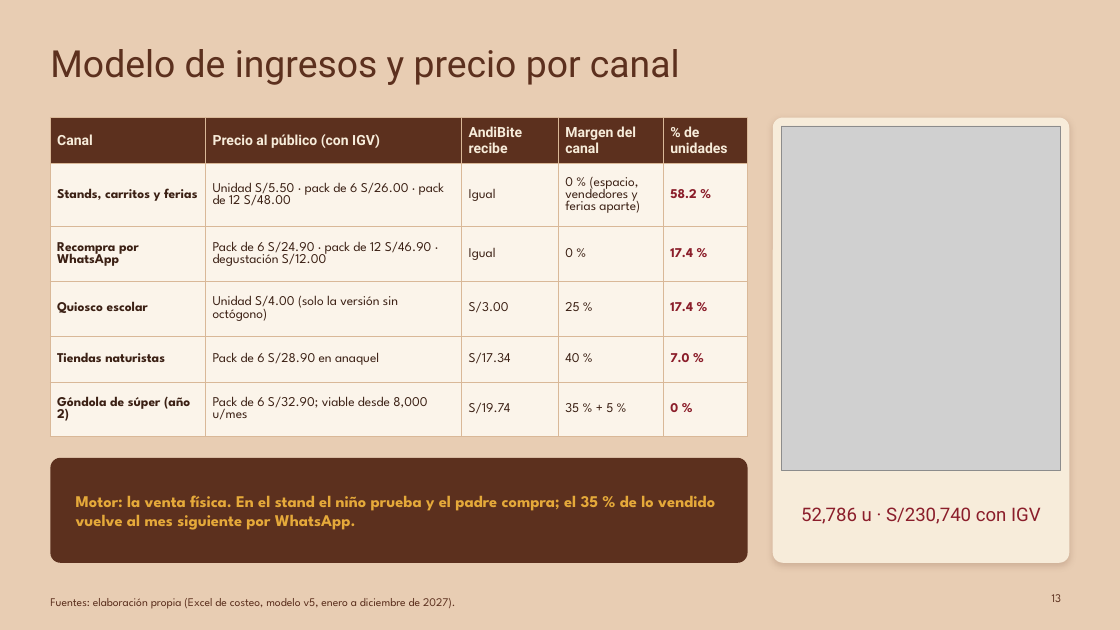
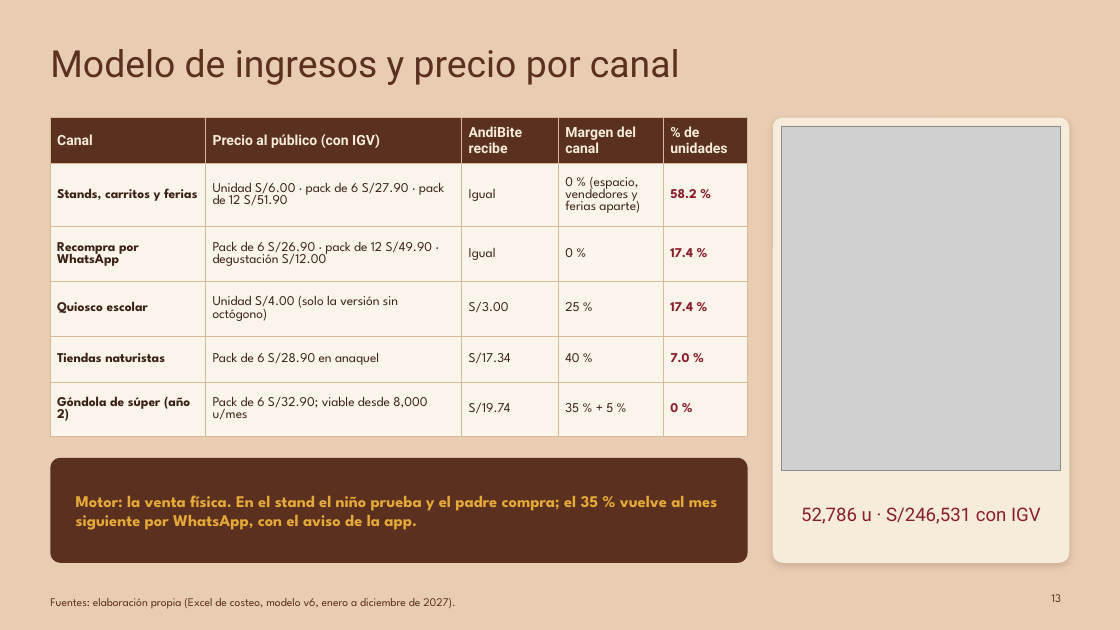
Before and after one commit to Darknow-web/Desarrollo-y-lanzamiento-de-producto-y-marca, a slide deck: slide 13 of 04-reformulacion/T1-presentacion-AndiBite-2-0.pptx. Drawn at 1120x630 pixels with LibreOffice and Linux fonts; fonts in the diff are those of the drawing; grey boxes stand for pictures. Boxes give left, top, right and bottom in pixels: in the first picture for what was removed or moved away, otherwise in the second. Text is boxed around its words. In the diff, an @@ line names an element or a change of style, - is before the commit and + after.

```diff
--- a/04-reformulacion/T1-presentacion-AndiBite-2-0.pptx
+++ b/04-reformulacion/T1-presentacion-AndiBite-2-0.pptx
@@ table at [50,118,748,425] @@
-row 2, column 2: Unidad S/5.50 · pack de 6 S/26.00 · pack de 12 S/48.00
+row 2, column 2: Unidad S/6.00 · pack de 6 S/27.90 · pack de 12 S/51.90
-row 3, column 2: Pack de 6 S/24.90 · pack de 12 S/46.90 · degustación S/12.00
+row 3, column 2: Pack de 6 S/26.90 · pack de 12 S/49.90 · degustación S/12.00
@@ text at [76,495,717,530]: text changed @@
-Motor: la venta física. En el stand el niño prueba y el padre compra; el 35 % de lo vendido vuelve al mes siguiente por WhatsApp.
+Motor: la venta física. En el stand el niño prueba y el padre compra; el 35 % vuelve al mes siguiente por WhatsApp, con el aviso de la app.
@@ text at [801,507,1041,524]: text changed @@
-52,786 u · S/230,740 con IGV
+52,786 u · S/246,531 con IGV
@@ text at [50,598,455,609]: text changed @@
-Fuentes: elaboración propia (Excel de costeo, modelo v5, enero a diciembre de 2027).
+Fuentes: elaboración propia (Excel de costeo, modelo v6, enero a diciembre de 2027).
```
Also in this commit, not shown: 10 other slides changed, 1 other file.
